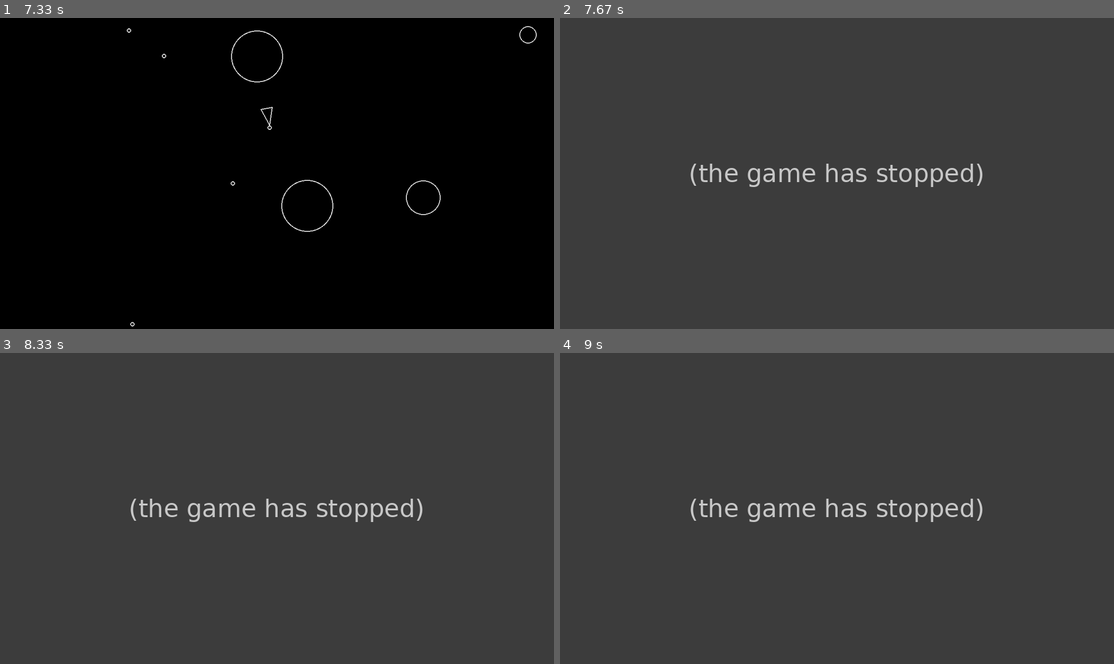
Above: before the commit, frames 1-4 (two rows, left to right).
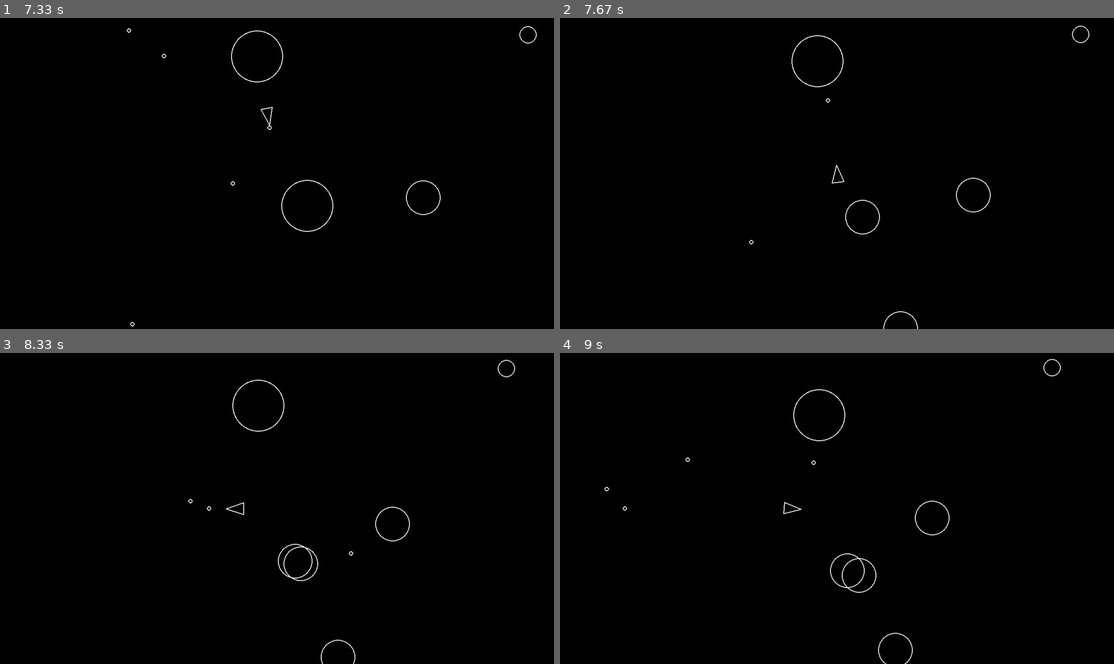
Above: after the commit, the same moments.

Repository: ChesterYuan/boot.dev_Python
Game: pygame game, started from Projects/pygame/main.py
Two runs of this game, one before a commit and one after it. Both use one fixed random seed, a clock stepped at 60 frames per second and the inputs below.
Inputs:
- Up to frame 1 (7.33 s): tap Space at 0.33, 0.73, 1.03, 1.23, 1.57, 1.87, 2.07, 2.37, 2.63, 2.97, 3.27, 3.4, 3.8, 4.1, 4.47, 4.87, 5.17, 5.37, 5.67, 5.87, 6.2, 6.5, 6.7, 7, 7.27 s; hold D 0.67-1.13 s; hold W 1.17-1.47 s; hold D 1.5-1.97 s; hold A 2-2.53 s; hold S 2.57-2.87 s; hold A 2.9-3.3 s; hold W 3.33-3.7 s; hold D 3.73-4.37 s; hold S 4.4-4.77 s; hold A 4.8-5.27 s; hold D 5.3-5.77 s; hold W 5.8-6.1 s; hold D 6.13-6.6 s; hold A 6.63-7.17 s; hold S from 7.2 s (still down)
- Up to frame 2 (7.67 s): release S at 7.5 s; hold A from 7.53 s (still down); tap Space at 7.6 s
- Up to frame 3 (8.33 s): tap Space at 7.9, 8.03 s; release A at 7.93 s; hold W from 7.97 s (still down)
- Up to frame 4 (9 s): release W at 8.33 s; hold D from 8.37 s (still down); tap Space at 8.43, 8.73 s

Frame 1 is identical in both runs. In frame 2, 100% of the frame differs, in the area x 0-100%, y 0-100%; in frame 3, 100%; in frame 4, 100%.
Before the commit the program exited at 7.63 s; later frames show no game.

Commit message:
adding features

Diff:
--- a/Projects/pygame/main.py
+++ b/Projects/pygame/main.py
@@ -33,11 +33,16 @@
             sprite.update(dt)
 
         # Check for collisions
-        for asteroid in astroids:
-            if player.collide(asteroid):
-                running = False
-                print("Game Over")
-                break
+        if player.respawn_cooldown == 0:
+            for asteroid in astroids:
+                if player.collide(asteroid):
+                    player.lives -= 1
+                    if player.lives > 0:
+                        player.respawn()
+                    else:
+                        running = False
+                        print("Game Over")
+                        break
 
         # Check for bullet collisions
         for bullet in bullets:
--- a/Projects/pygame/player.py
+++ b/Projects/pygame/player.py
@@ -10,6 +10,8 @@
         self.rotation = 0
         self.add(*self.containers)
         self.shooting_cooldown = 0
+        self.lives = 3
+        self.respawn_cooldown = 0
 
     def rotate(self, dt):
         self.rotation += PLAYER_TURN_SPEED * dt
@@ -31,6 +33,10 @@
         self.shooting_cooldown -= dt
         if self.shooting_cooldown < 0:
             self.shooting_cooldown = 0
+        if self.respawn_cooldown > 0:
+            self.respawn_cooldown -= dt
+            if self.respawn_cooldown < 0:
+                self.respawn_cooldown = 0
 
     def move(self, dt):
         forward = pygame.Vector2(0, -1).rotate(self.rotation)
@@ -54,3 +60,9 @@
         bullet = Bullet(self.position.x, self.position.y, SHOT_RADIUS)
         bullet.velocity = pygame.Vector2(0, -1).rotate(self.rotation) * PLAYER_SHOT_SPEED
         return bullet
+
+    def respawn(self):
+        self.position = pygame.Vector2(SCREEN_WIDTH / 2, SCREEN_HEIGHT / 2)
+        self.rotation = 0
+        self.respawn_cooldown = 3
+        print(f"Respawning in {self.respawn_cooldown} seconds...")
